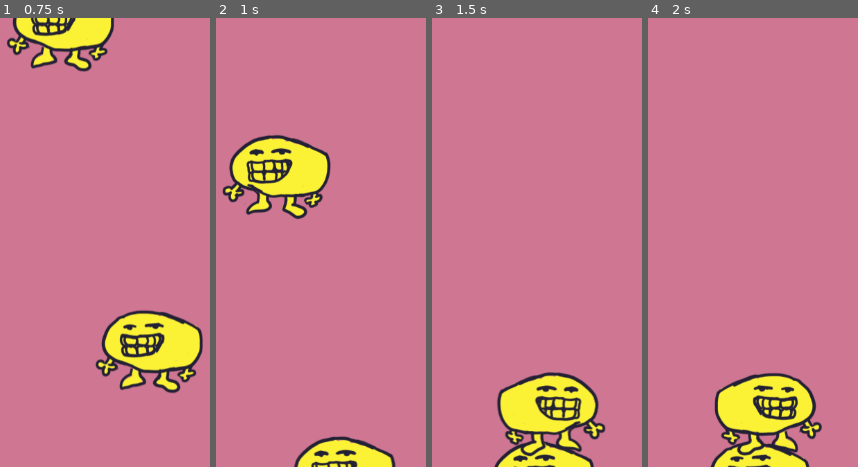
Above: before the commit, frames 1-4 (left to right).
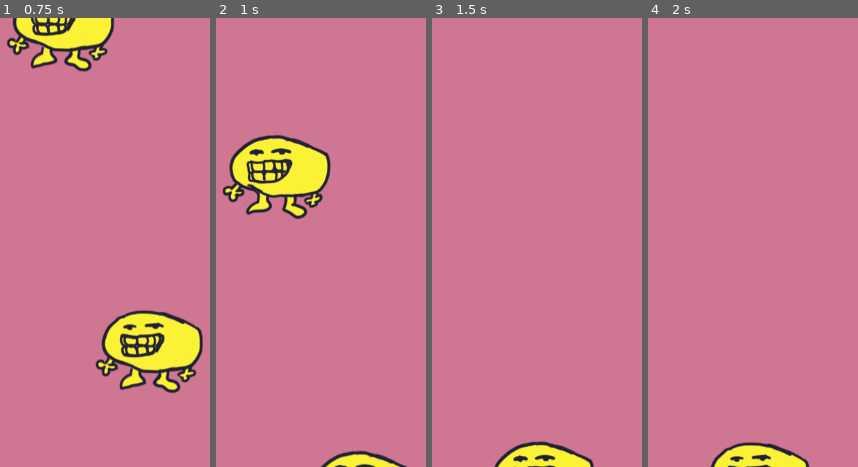
Above: after the commit, the same moments.

Repository: JCoMcL/gourt-game
Game: Godot game, scene res://level/ld-empty.tscn
The game is run twice, just before and just after one commit, with the same random seed, the same clock (stepped at 60 frames per second) and the same inputs. This scene is started directly instead of the project's main scene.
Inputs (mouse positions are in pixels of both pictures, inside the frame that each line leads up to):
- Up to frame 1 (0.75 s): move the mouse to (10, 332) at 0.52 s; hold Right (go right) from 0.53 s (still down); hold Right mouse button (probe) from 0.53 s (still down); click (10, 332) at 0.67 s
- Up to frame 2 (1 s): keep holding Right (go right); keep holding Right mouse button (probe)
- Up to frame 3 (1.5 s): release Right (go right) at 1.25 s; release Right mouse button (probe) at 1.25 s; drag from (outside the picture) to (442, 332) at 1.27 s
- Up to frame 4 (2 s): no input

Frame 1 is identical in both runs. In frame 2, 2.1% of the frame differs, in the area x 37-92%, y 93-100%; in frame 3, 6.9%, in the area x 30-83%, y 78-100%; in frame 4, 6.6%.

Commit message:
build out physics somewhat, add reactions. They only go one gourt deep and they're a bit weird, will need reworking.

Diff:
--- a/gourts/gourt.gd
+++ b/gourts/gourt.gd
@@ -158,7 +158,14 @@
 		if is_special_collision(k):
 			yeetonate()
 		if k.get_collider() is RigidBody2D:
-			k.get_collider().apply_force(k.get_remainder() * 10)
+			k.get_collider().apply_force(k.get_remainder() * 100, k.get_position())
+		if foot_friend:
+			foot_friend.apply_force(k.get_remainder() * -20)
+
+var forces = []
+func apply_force(force: Vector2):
+	identify(["%v" % force])
+	forces.append(force)
 
 func _physics_process(delta: float) -> void:
 	if !is_on_floor() && !foot_friend:
@@ -166,7 +173,7 @@
 
 	if foot_friend:
 		var target_offset = Gourtilities.global_perch_position(foot_friend) - global_position
-		if target_offset.length() > (120):
+		if target_offset.length() > (60):
 			break_stack()
 		else:
 			snap_towards(target_offset, delta / Engine.time_scale)
@@ -176,5 +183,9 @@
 	if walk_target != 0 || is_on_floor(): #this check prevents unwanted drag on airborne guorts
 		velocity.x = move_toward(velocity.x, walk_target, 20)
 
+	for f in forces:
+		velocity += f
+	forces = []
+
 	move_and_slide()
 	check_collision()
